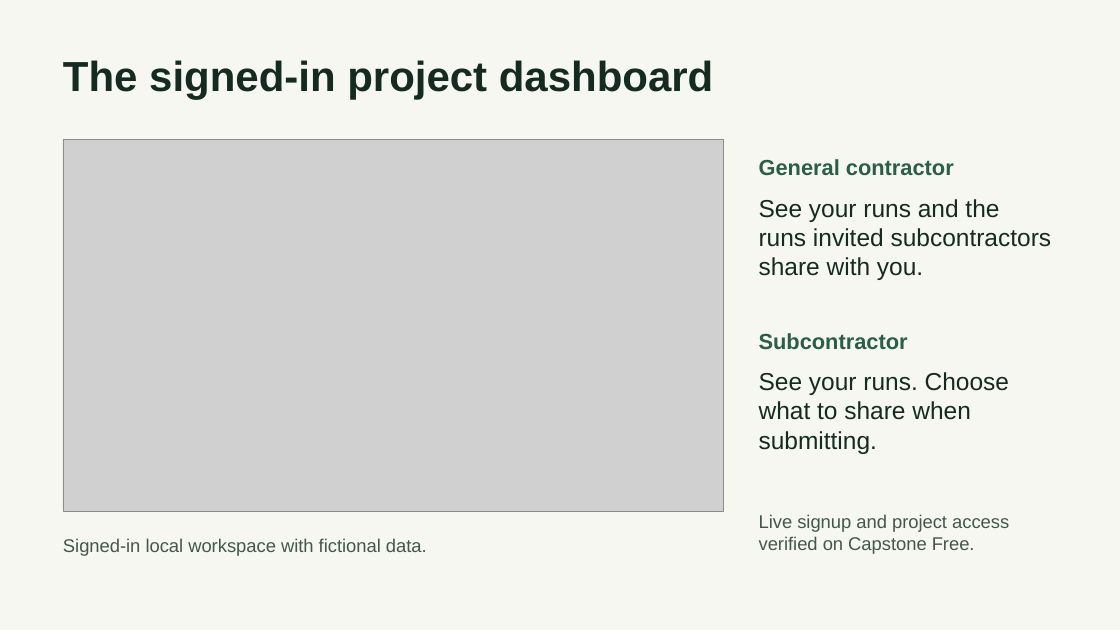
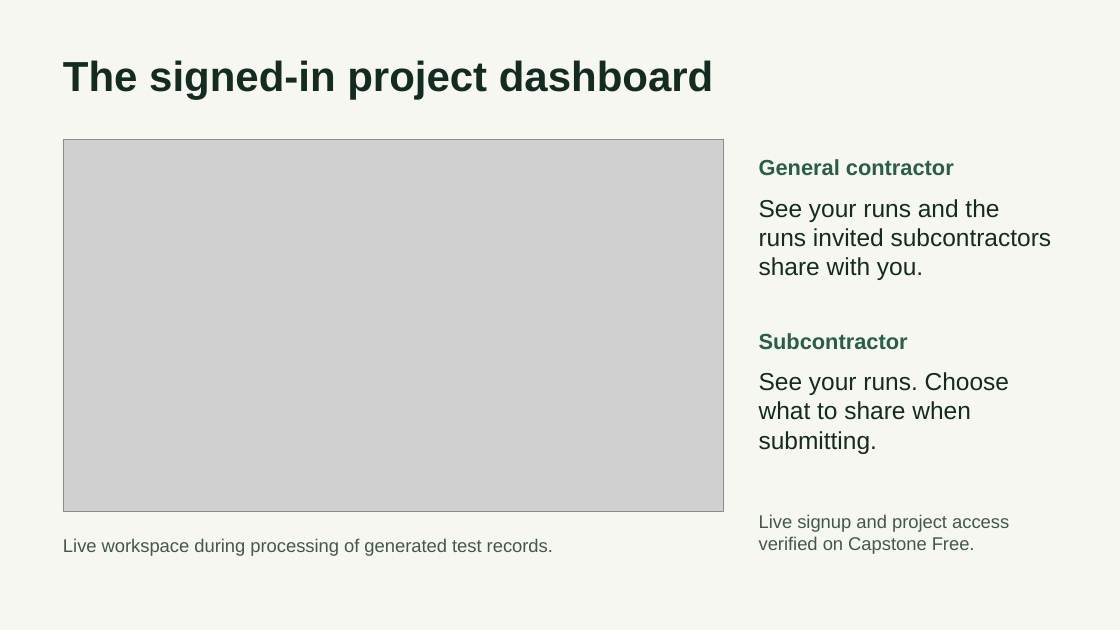
Before and after one commit to AnthonyFald/capstone-grp2, a slide deck: slide 3 of documents/demo-3/Demo 3 Presentation.pptx (slide 2 before the commit). Drawn at 1120x630 pixels with LibreOffice and Linux fonts; fonts in the diff are those of the drawing; grey boxes stand for pictures. Boxes give left, top, right and bottom in pixels: in the first picture for what was removed or moved away, otherwise in the second. Text is boxed around its words. In the diff, an @@ line names an element or a change of style, - is before the commit and + after.

Commit message:
Verify live Demo 3 RFI guidance and follow-up workflow

```diff
--- a/documents/demo-3/Demo 3 Presentation.pptx
+++ b/documents/demo-3/Demo 3 Presentation.pptx
@@ text at <box>63,538,553,556</box>: text changed @@
-Signed-in local workspace with fictional data.
+Live workspace during processing of generated test records.
```
Also in this commit, not shown: 2 other slides changed, 2 slides added, 1 slide removed, 10 other files.
